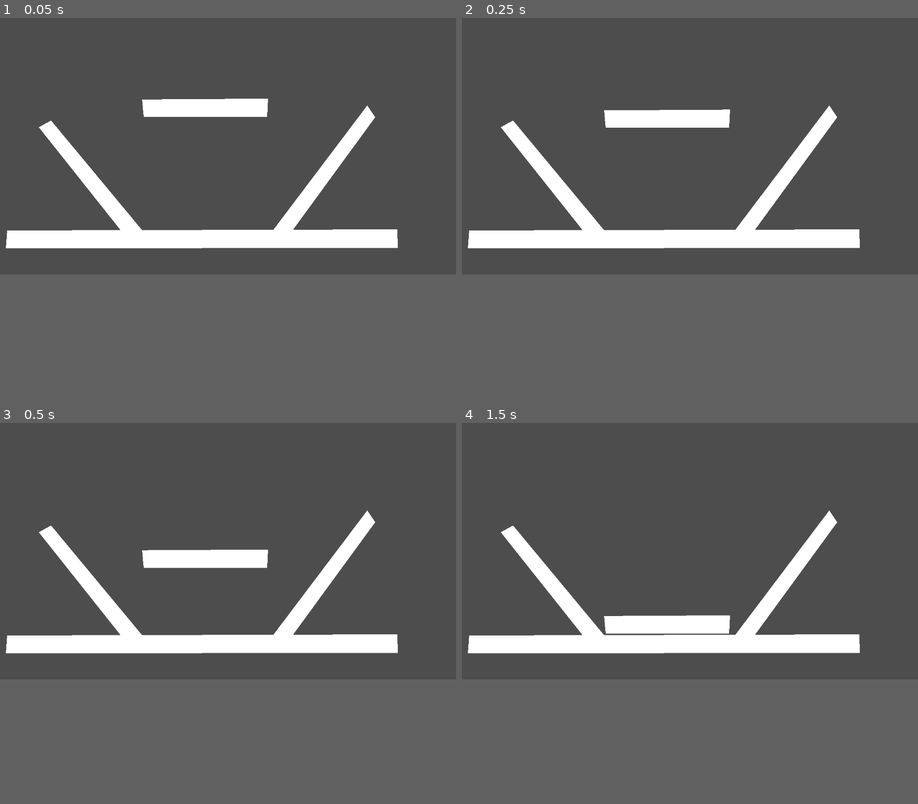
Above: before the commit, frames 1-4 (two rows, left to right).
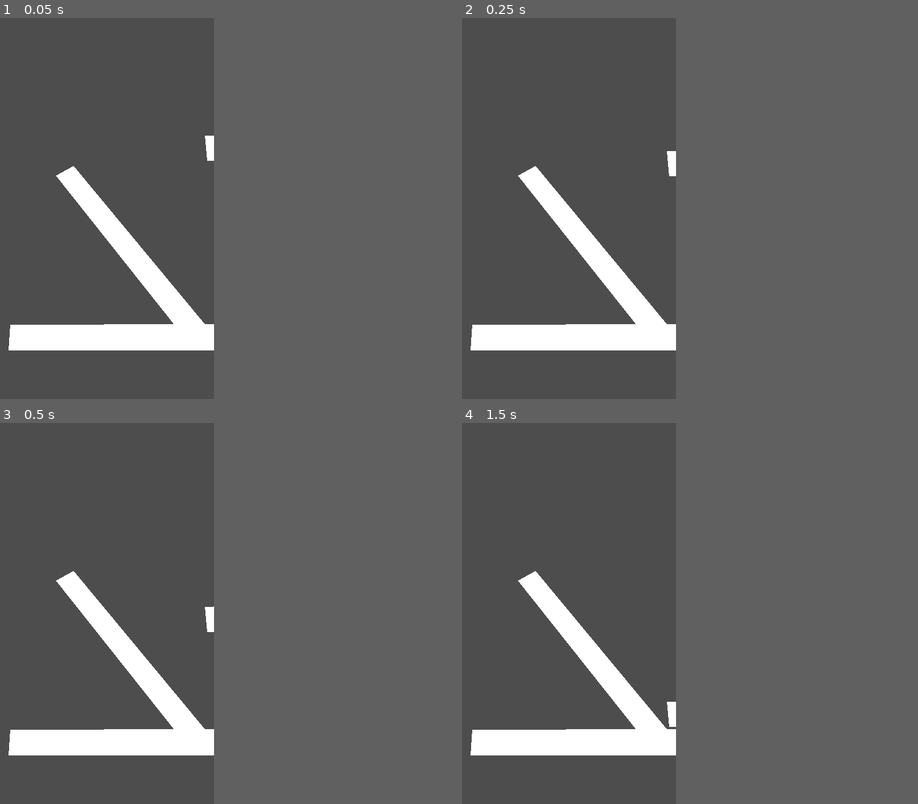
Above: after the commit, the same moments.

Repository: noahmacaulay/Burger
Game: Godot game, scene res://scene.tscn
Two runs of this game, one before a commit and one after it. Both use one fixed random seed, a clock stepped at 60 frames per second and the inputs below.
Inputs:
- Up to frame 1 (0.05 s): no input
- Up to frame 2 (0.25 s): no input
- Up to frame 3 (0.5 s): no input
- Up to frame 4 (1.5 s): tap Enter at 1.25 s
The window is 799x449 before the commit and 375x667 after it. Grey fills any space a smaller window leaves; there, only what the larger window draws over its background counts as a difference.

The runs differ from the first frame. In frame 1, 13% of the frame differs, in the area x 1-88%, y 21-88%; in frame 2, 13%; in frame 3, 13%, in the area x 1-88%, y 22-88%; in frame 4, 13%.

Commit message:
Viewport size change

Diff:
--- /dev/null
+++ b/burgerparts.tscn
@@ -0,0 +1,9 @@
+[gd_scene format=3 uid="uid://btvde11rkpj7c"]
+
+[node name="burgerparts" type="Control"]
+layout_mode = 3
+anchors_preset = 15
+anchor_right = 1.0
+anchor_bottom = 1.0
+grow_horizontal = 2
+grow_vertical = 2
--- a/project.godot
+++ b/project.godot
@@ -15,6 +15,11 @@
 config/features=PackedStringArray("4.1", "GL Compatibility")
 config/icon="res://icon.svg"
 
+[display]
+
+window/size/viewport_width=375
+window/size/viewport_height=667
+
 [rendering]
 
 renderer/rendering_method="gl_compatibility"
